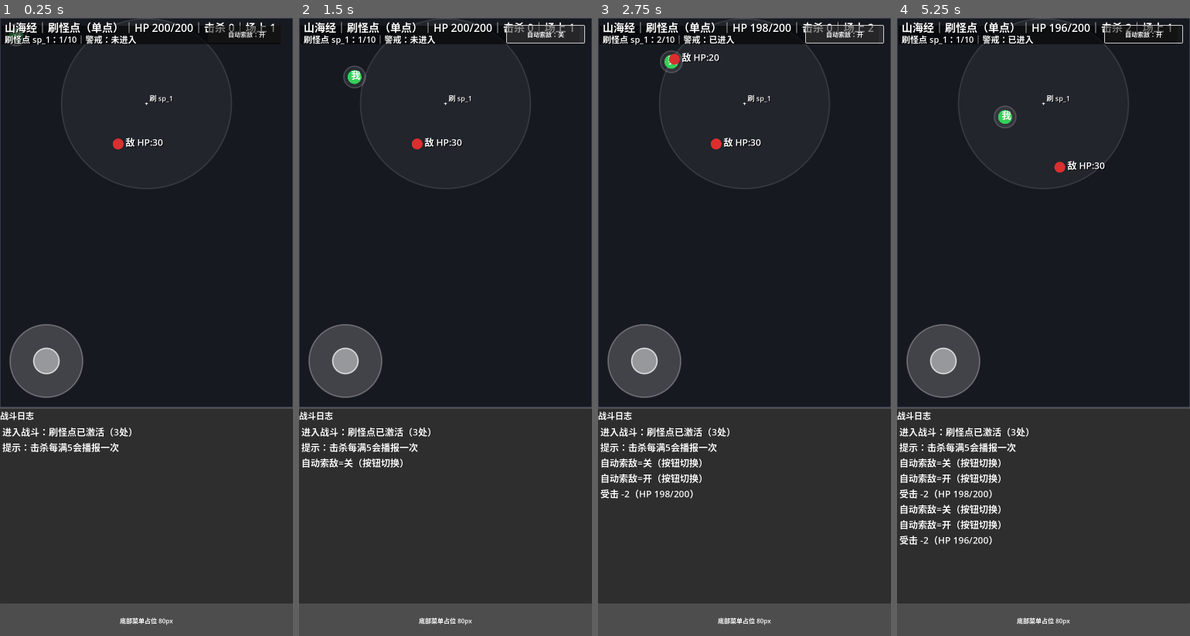
Above: before the commit, frames 1-4 (left to right).
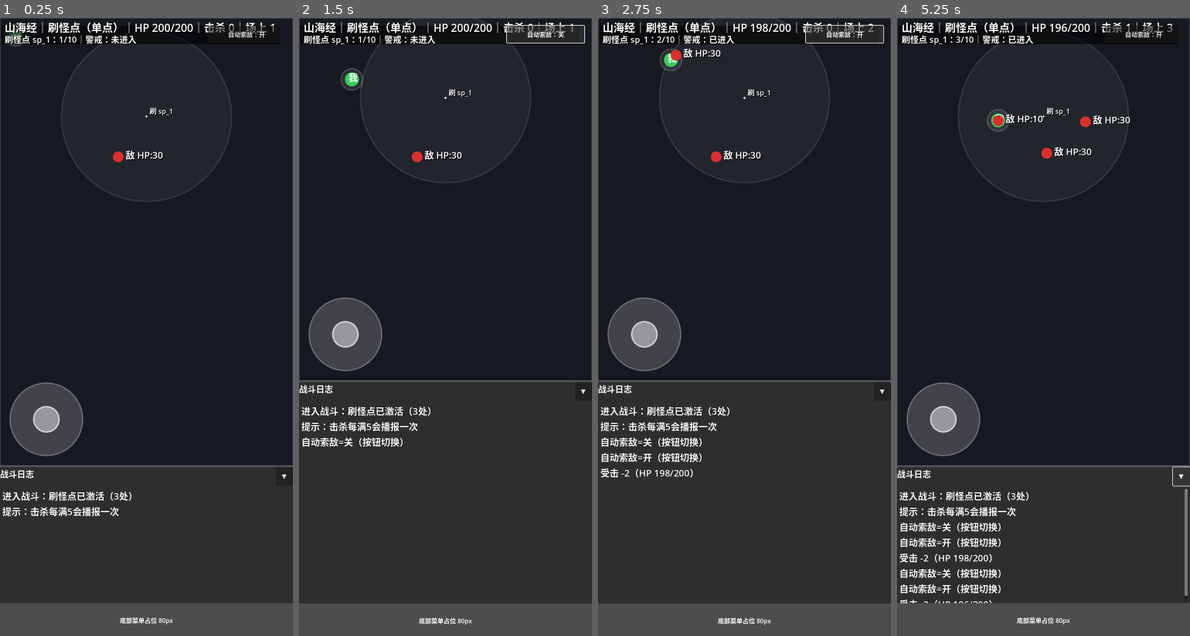
Above: after the commit, the same moments.

Repository: eat-chestnut/shanhaiidle
Game: Godot game, scene res://ui/pages/PageBattle.tscn
Same seed, same stepped clock (60 frames per second), same inputs: the game is played once before the commit and once after it.
Inputs (mouse positions are in pixels of both pictures, inside the frame that each line leads up to):
- Up to frame 1 (0.25 s): no input
- Up to frame 2 (1.5 s): click (583, 475) at 0.5 s, where only the run after the commit has a clickable "▼"; click "自动索敌：开" at 1.25 s
- Up to frame 3 (2.75 s): click "自动索敌：关" at 2 s
- Up to frame 4 (5.25 s): click "自动索敌：开" at 2.75 s; click "自动索敌：关" at 3.5 s; click (1181, 388) at 4.25 s, where only the run after the commit has a clickable "▼"; click (1181, 592) at 5 s, where only the run after the commit has a clickable "▲"

The runs differ from the first frame. In frame 1, 6.6% of the frame differs, in the area x 0-100%, y 0-99%; in frame 2, 5.9%; in frame 3, 6.9%; in frame 4, 9.7%.

Commit message:
Prompt 1.37：战斗日志三档折叠（展开/半屏/收起）
目标：战斗日志支持三档高度：展开 / 半屏(默认) / 收起，仅保留标题栏。

修改 res://ui/pages/PageBattle.tscn / PageBattle.gd：

A) PageBattle.tscn
1) 在 LogWrap 的 PanelContainer 内部改成：
- VBoxContainer（命名 LogBox）
  - HBoxContainer（命名 LogHeader，固定高度 48）
    - Label： "战斗日志"
    - Button： "▼" （命名 BtnLogToggle）
  - LogPanel（原有 LogPanel 实例）

2) LogWrap 初始 stretch_ratio 改为 0.7（比现在小一些，作为默认“半屏”）
3) BattleWrap stretch_ratio 改为 2.3（对应腾出空间）

B) PageBattle.gd
1) 增加状态枚举（int）：
- 0 = 收起（LogWrap 只显示 header，高度=48）
- 1 = 半屏（默认）
- 2 = 展开

2) BtnLogToggle 点击循环切换 0->1->2->0，并在切换时：
- 收起：LogPanel.visible=false，LogWrap.custom_minimum_size.y=48，LogWrap.stretch_ratio=0
- 半屏：LogPanel.visible=true，LogWrap.custom_minimum_size.y=0，LogWrap.stretch_ratio=0.7
- 展开：LogPanel.visible=true，LogWrap.custom_minimum_size.y=0，LogWrap.stretch_ratio=1.4
同时更新按钮文本：
- 收起显示 "▲"（提示可展开）
- 半屏/展开显示 "▼"

验收：
- 点击标题栏按钮能三档切换
- 收起时日志只剩标题栏

Diff:
--- a/ui/pages/PageBattle.gd
+++ b/ui/pages/PageBattle.gd
@@ -1,11 +1,23 @@
 extends Control
 
-@onready var _log_panel = $RootVBox/LogWrap/LogVBox/LogPanel
+const LOG_VIEW_COLLAPSED := 0
+const LOG_VIEW_HALF := 1
+const LOG_VIEW_EXPANDED := 2
+
+@onready var _log_wrap: PanelContainer = $RootVBox/LogWrap
+@onready var _log_panel: Control = $RootVBox/LogWrap/LogBox/LogPanel
+@onready var _btn_log_toggle: Button = $RootVBox/LogWrap/LogBox/LogHeader/BtnLogToggle
 @onready var _btn_auto_seek: Button = $RootVBox/BattleWrap/BattleLayer/BtnAutoSeek
+
+var _log_view_state := LOG_VIEW_HALF
 
 func _ready() -> void:
 	if not EventBus.log_added.is_connected(_log_panel.append_log):
 		EventBus.log_added.connect(_log_panel.append_log)
+
+	if not _btn_log_toggle.pressed.is_connected(_on_log_toggle_pressed):
+		_btn_log_toggle.pressed.connect(_on_log_toggle_pressed)
+	_apply_log_view_state()
 
 	if not _btn_auto_seek.pressed.is_connected(_on_auto_seek_pressed):
 		_btn_auto_seek.pressed.connect(_on_auto_seek_pressed)
@@ -24,3 +36,28 @@
 
 func _refresh_auto_seek_button(enabled: bool) -> void:
 	_btn_auto_seek.text = "自动索敌：开" if enabled else "自动索敌：关"
+
+func _on_log_toggle_pressed() -> void:
+	_log_view_state = (_log_view_state + 1) % 3
+	_apply_log_view_state()
+
+func _apply_log_view_state() -> void:
+	match _log_view_state:
+		LOG_VIEW_COLLAPSED:
+			_log_panel.visible = false
+			_log_wrap.custom_minimum_size = Vector2(0, 48)
+			_log_wrap.size_flags_stretch_ratio = 0.0
+			_btn_log_toggle.text = "▲"
+		LOG_VIEW_HALF:
+			_log_panel.visible = true
+			_log_wrap.custom_minimum_size = Vector2.ZERO
+			_log_wrap.size_flags_stretch_ratio = 0.7
+			_btn_log_toggle.text = "▼"
+		LOG_VIEW_EXPANDED:
+			_log_panel.visible = true
+			_log_wrap.custom_minimum_size = Vector2.ZERO
+			_log_wrap.size_flags_stretch_ratio = 1.4
+			_btn_log_toggle.text = "▼"
+		_:
+			_log_view_state = LOG_VIEW_HALF
+			_apply_log_view_state()
--- a/ui/pages/PageBattle.tscn
+++ b/ui/pages/PageBattle.tscn
@@ -33,7 +33,7 @@
 layout_mode = 2
 size_flags_horizontal = 3
 size_flags_vertical = 3
-size_flags_stretch_ratio = 2.0
+size_flags_stretch_ratio = 2.3
 
 [node name="BattleLayer" type="Control" parent="RootVBox/BattleWrap"]
 layout_mode = 2
@@ -72,20 +72,32 @@
 layout_mode = 2
 size_flags_horizontal = 3
 size_flags_vertical = 3
-size_flags_stretch_ratio = 1.0
+size_flags_stretch_ratio = 0.7
 
-[node name="LogVBox" type="VBoxContainer" parent="RootVBox/LogWrap"]
+[node name="LogBox" type="VBoxContainer" parent="RootVBox/LogWrap"]
 layout_mode = 2
 size_flags_horizontal = 3
 size_flags_vertical = 3
 theme_override_constants/separation = 8
 
-[node name="LogTitle" type="Label" parent="RootVBox/LogWrap/LogVBox"]
+[node name="LogHeader" type="HBoxContainer" parent="RootVBox/LogWrap/LogBox"]
 layout_mode = 2
+size_flags_horizontal = 3
+custom_minimum_size = Vector2(0, 48)
+
+[node name="LogTitle" type="Label" parent="RootVBox/LogWrap/LogBox/LogHeader"]
+layout_mode = 2
+size_flags_horizontal = 3
+size_flags_vertical = 1
 text = "战斗日志"
 theme_override_font_sizes/font_size = 22
 
-[node name="LogPanel" parent="RootVBox/LogWrap/LogVBox" instance=ExtResource("3_2of85")]
+[node name="BtnLogToggle" type="Button" parent="RootVBox/LogWrap/LogBox/LogHeader"]
+layout_mode = 2
+custom_minimum_size = Vector2(44, 44)
+text = "▼"
+
+[node name="LogPanel" parent="RootVBox/LogWrap/LogBox" instance=ExtResource("3_2of85")]
 layout_mode = 2
 size_flags_horizontal = 3
 size_flags_vertical = 3
